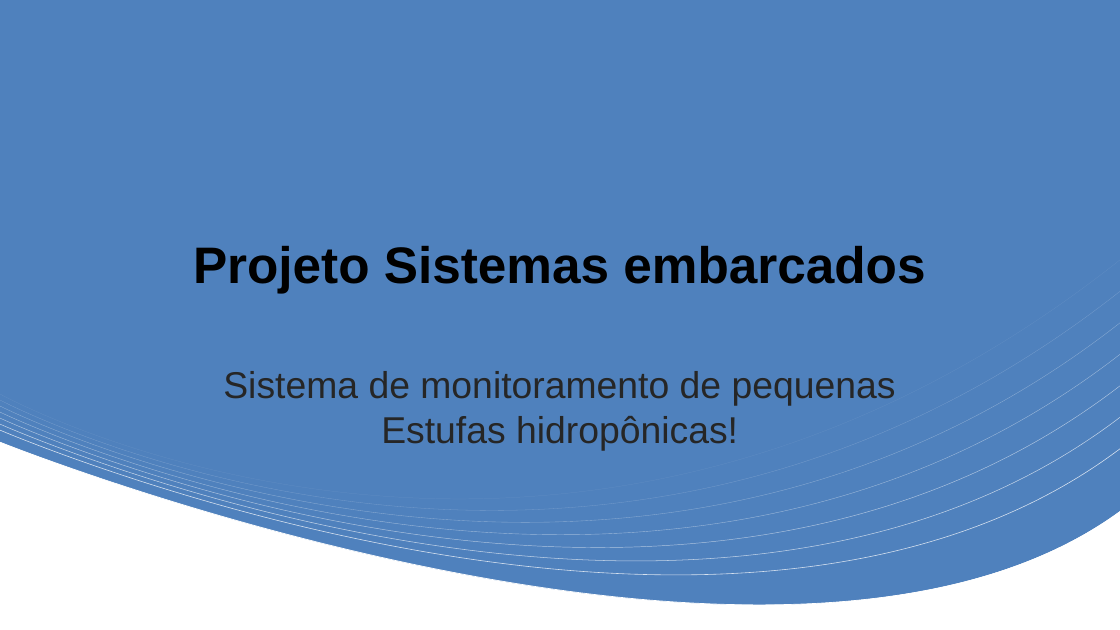
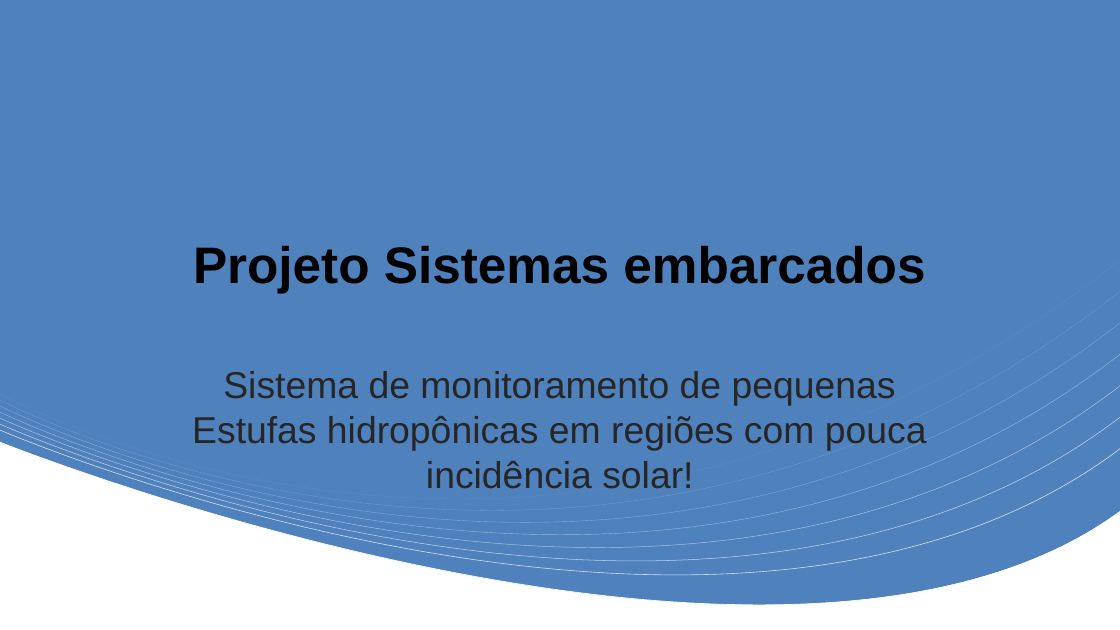
Before and after one commit to NatanBatista/Projeto-estufa-FSE, a slide deck: slide 1 of ApresentaçãoProjeto.pptx. Drawn at 1120x630 pixels with LibreOffice and Linux fonts; fonts in the diff are those of the drawing. Boxes give left, top, right and bottom in pixels: in the first picture for what was removed or moved away, otherwise in the second. Text is boxed around its words. In the diff, an @@ line names an element or a change of style, - is before the commit and + after.

```diff
--- a/ApresentaçãoProjeto.pptx
+++ b/ApresentaçãoProjeto.pptx
@@ subtitle at [192,416,927,489]: text changed @@
-Estufas hidropônicas!
+Estufas hidropônicas em regiões com pouca incidência solar!
```
Also in this commit, not shown: 1 other slide changed.
